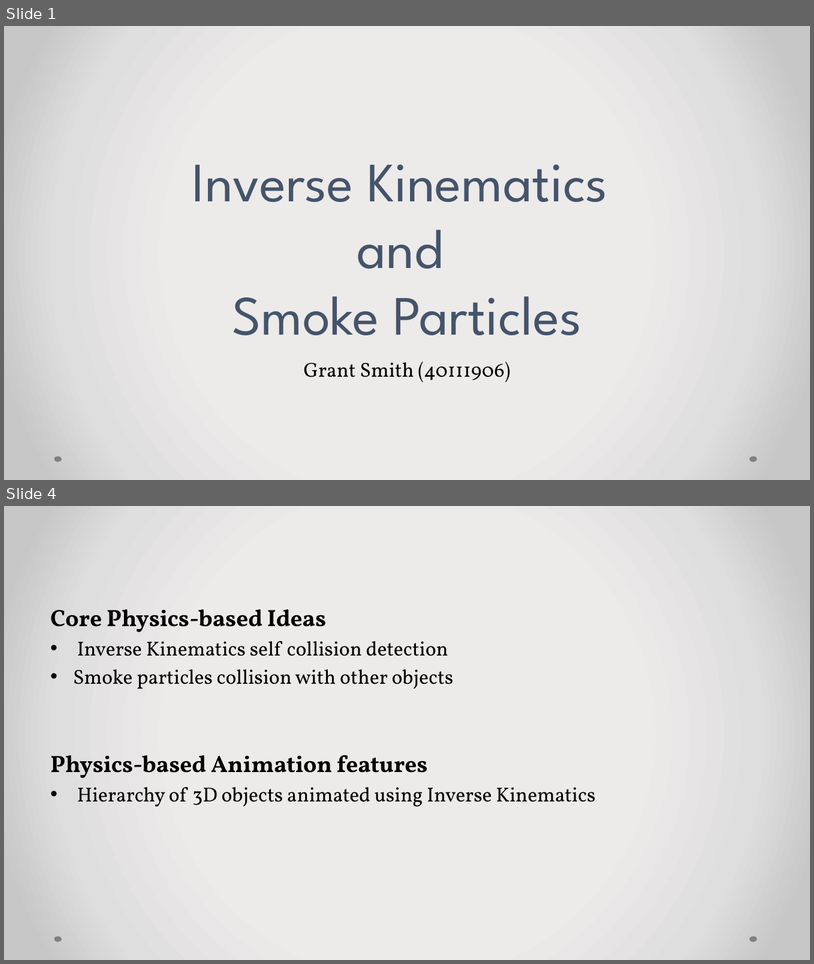
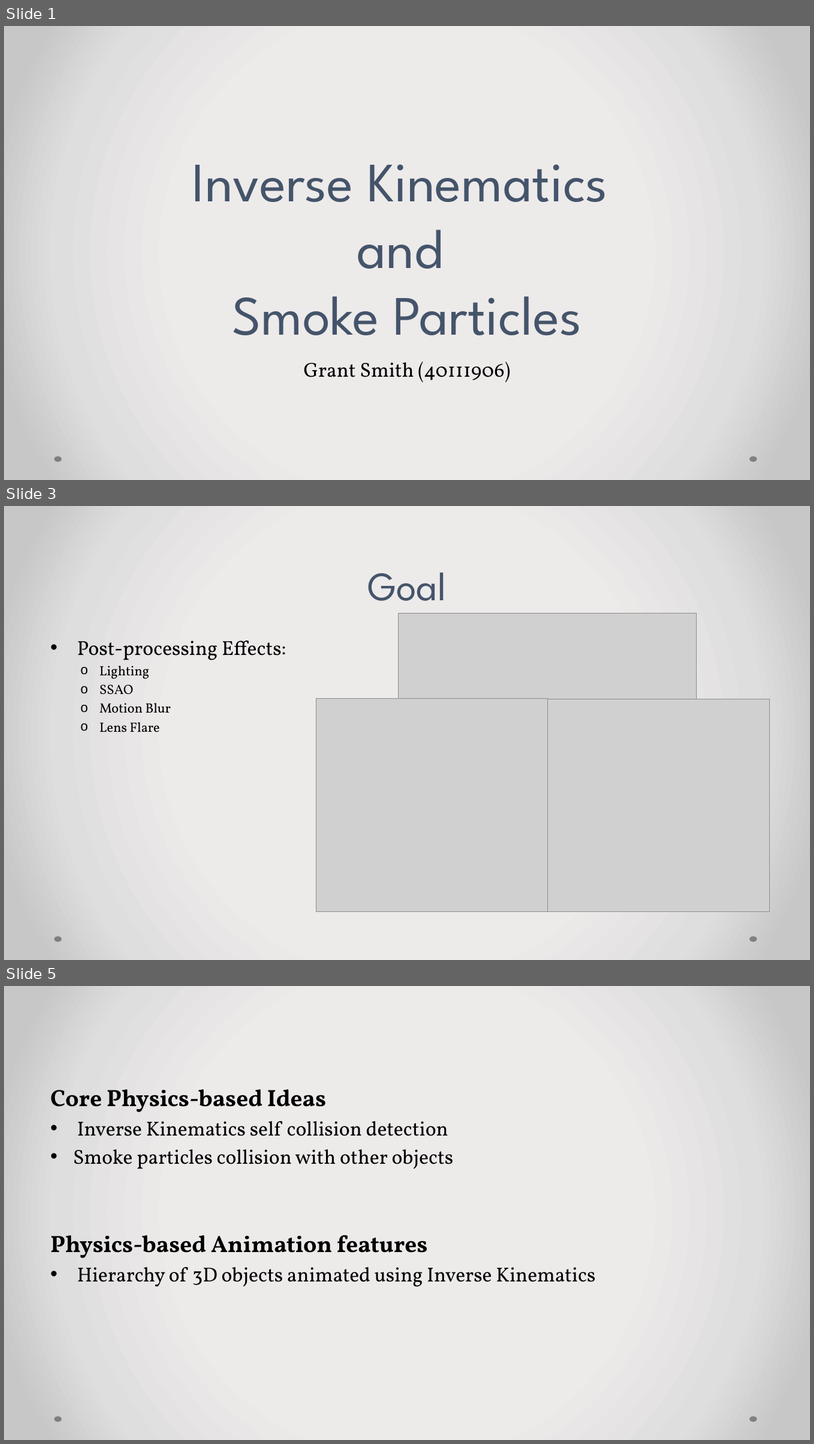
Before and after one commit to migiesmith/Physics-based-Animation-Coursework, a slide deck: Presentation/40111906 Presentation.pptm. Shown one above the other, each under a label of ours: slides 1 and 4 before the commit, slides 1, 3 and 5 after it; the slides between them are not shown. The pictures are 814x964 and 814x1444 pixels, drawn with LibreOffice and Linux fonts; fonts in the diff are those of the drawing; grey boxes stand for pictures. Boxes give left, top, right and bottom in pixels: in the first picture for what was removed or moved away, otherwise in the second. Text is boxed around its words. In the diff, an @@ line names an element or a change of style, - is before the commit and + after.

```diff
--- a/Presentation/40111906 Presentation.pptm
+++ b/Presentation/40111906 Presentation.pptm
@@ slide 3 added at (x1=4, y1=506, x2=810, y2=960), background gradient #EDEBEB to #E0DEDE to #C9C7C7; not listed: 2 template elements that a slide beside it also shows @@
@@ title added at (x1=368, y1=573, x2=446, y2=601), 48 pt, text #44546A @@
+Goal
@@ picture added at (x1=399, y1=613, x2=696, y2=700) @@
@@ text added at (x1=77, y1=640, x2=287, y2=732), 16 pt, text #000000 @@
+• Post-processing Effects:
+  o Lighting
+  o SSAO
+  o Motion Blur
+  o Lens Flare
@@ picture added at (x1=316, y1=699, x2=548, y2=912) @@
@@ picture added at (x1=548, y1=699, x2=770, y2=912) @@
@@ what was slide 4 is now slide 5 @@
```
Also in this commit, not shown: 2 slides changed, 40 other files.
